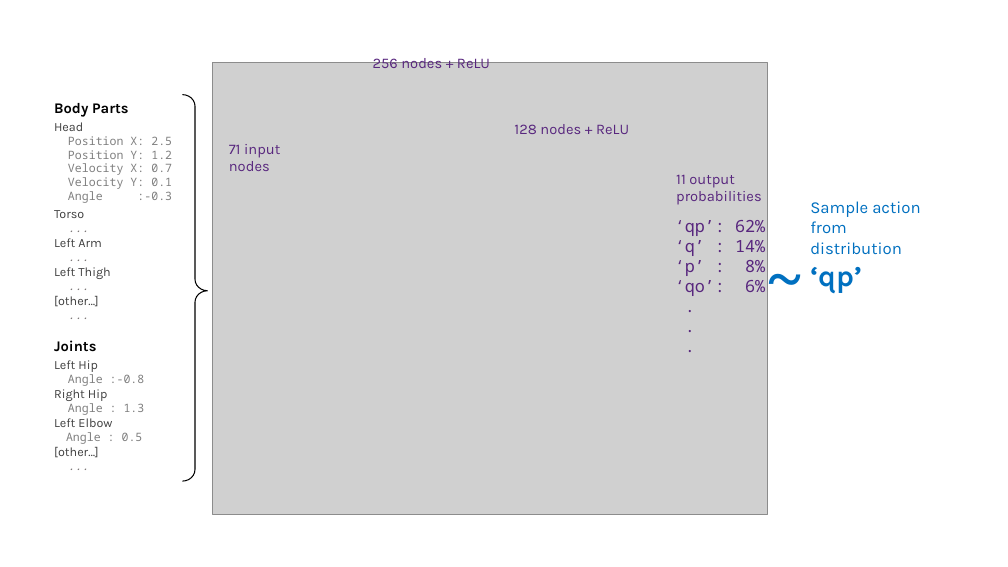
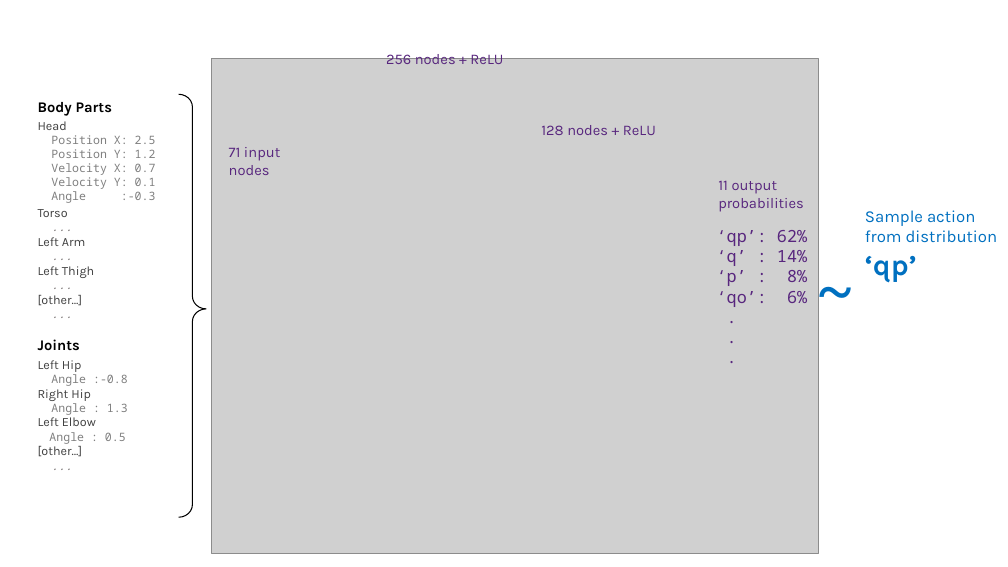
Before and after one commit to Wesleyliao/QWOP-RL, a slide deck: slide 5 of img/diagrams.pptx (slide 3 before the commit). Drawn at 1008x567 pixels with LibreOffice and Linux fonts; fonts in the diff are those of the drawing; grey boxes stand for pictures. Boxes give left, top, right and bottom in pixels: in the first picture for what was removed or moved away, otherwise in the second. Text is boxed around its words. In the diff, an @@ line names an element or a change of style, - is before the commit and + after.

```diff
--- a/img/diagrams.pptx
+++ b/img/diagrams.pptx
@@ picture resized from (x1=212, y1=62, x2=768, y2=514) to (x1=212, y1=59, x2=819, y2=554) @@
@@ text "256 nodes + ReLU" moved from (x1=373, y1=55, x2=490, y2=68) to (x1=386, y1=50, x2=503, y2=64) @@
@@ text "Body Parts" moved from (x1=54, y1=103, x2=172, y2=458) to (x1=38, y1=102, x2=156, y2=457) @@
@@ right brace resized from (x1=182, y1=95, x2=207, y2=481) to (x1=178, y1=95, x2=206, y2=517) @@
@@ text "128 nodes + ReLU" moved from (x1=514, y1=124, x2=629, y2=134) to (x1=541, y1=125, x2=656, y2=135) @@
@@ text "71 input" moved from (x1=229, y1=144, x2=280, y2=171) to (x1=229, y1=147, x2=280, y2=175) @@
@@ text "11 output probabilities" moved from (x1=676, y1=175, x2=762, y2=205) to (x1=718, y1=181, x2=804, y2=212) @@
@@ text "Sample action from distribution" rewrapped from (x1=810, y1=201, x2=920, y2=293) to (x1=865, y1=210, x2=998, y2=282) @@
@@ text "‘qp’: 62%" moved from (x1=675, y1=220, x2=765, y2=296) to (x1=717, y1=230, x2=807, y2=307) @@
@@ text "~" rewrapped from (x1=758, y1=236, x2=803, y2=312) to (x1=808, y1=249, x2=858, y2=333) @@
```
Also in this commit, not shown: 1 other slide changed, 21 slides added, 1 slide removed.
